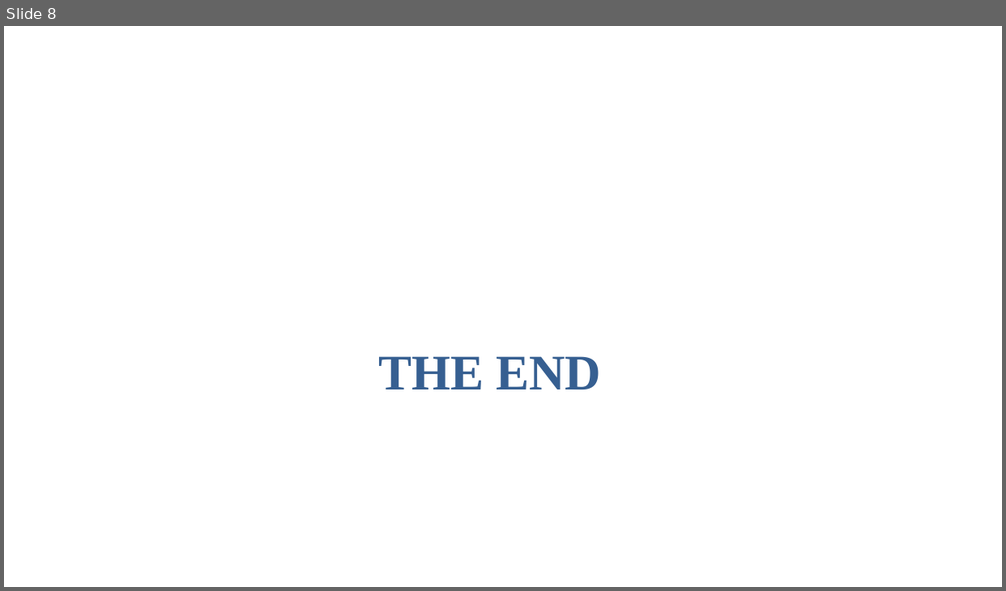
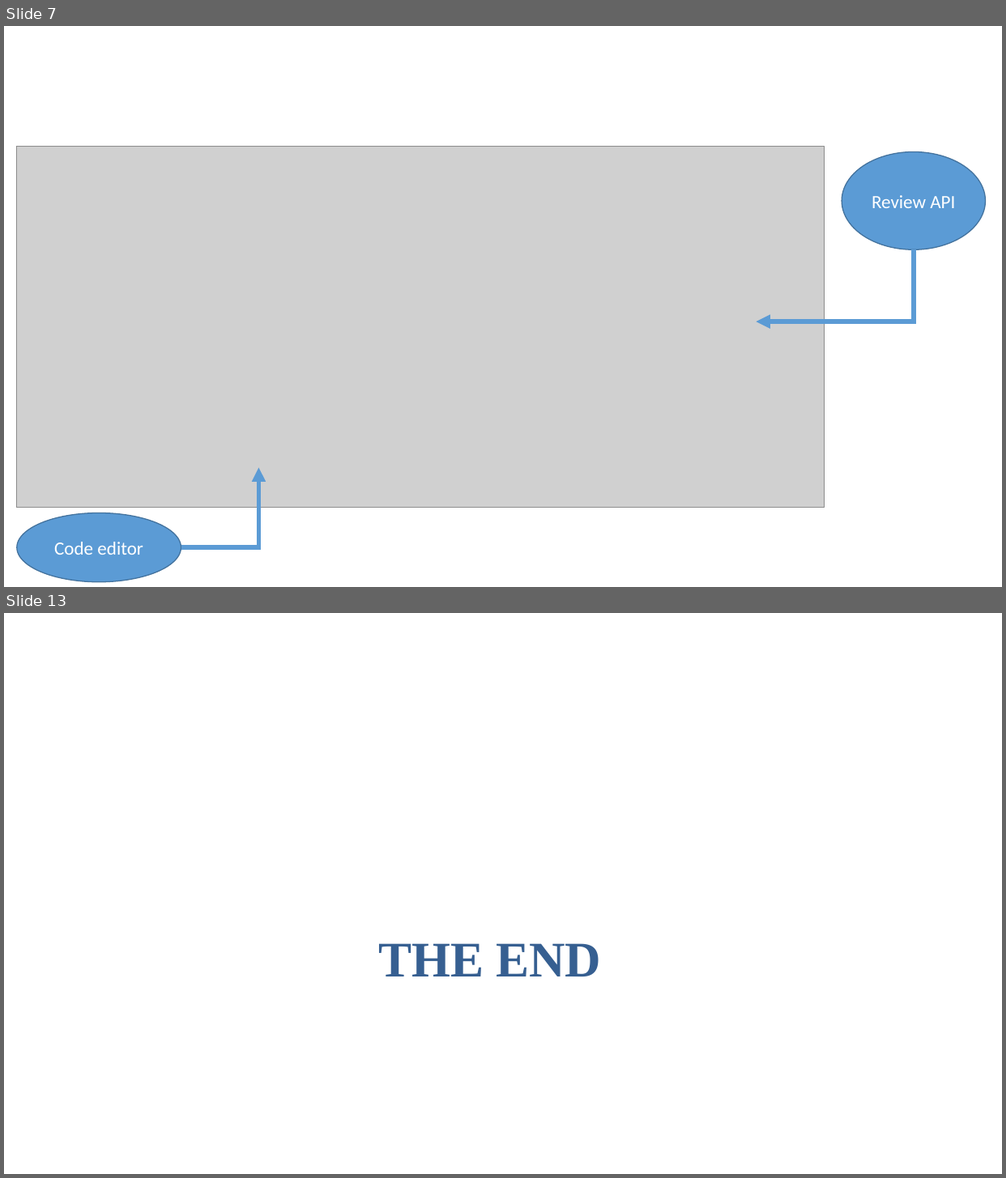
Before and after one commit to foostart/fooland, a slide deck: documents/Nhom_F.pptx. Shown one above the other, each under a label of ours: slide 8 before the commit, slides 7 and 13 after it; the slides between them are not shown. The pictures are 1006x591 and 1006x1178 pixels, drawn with LibreOffice and Linux fonts; fonts in the diff are those of the drawing; grey boxes stand for pictures; background and template pictures are left out. Boxes give left, top, right and bottom in pixels: in the first picture for what was removed or moved away, otherwise in the second. Text is boxed around its words. In the diff, an @@ line names an element or a change of style, - is before the commit and + after.

```diff
--- a/documents/Nhom_F.pptx
+++ b/documents/Nhom_F.pptx
@@ slide 7 added at (4, 26, 1002, 587), background picture (left out) @@
@@ picture added at (17, 146, 824, 507) @@
@@ ellipse added at (842, 152, 986, 250), fill #5B9BD5, outline #43739E 1 pt, 18 pt, text #FFFFFF @@
+Review API
@@ elbow arrow added from (914, 250) to (756, 322), #5B9BD5 4.5 pt @@
@@ elbow arrow added from (181, 548) to (258, 467), #5B9BD5 4.5 pt @@
@@ ellipse added at (17, 514, 181, 582), fill #5B9BD5, outline #43739E 1 pt, 18 pt, text #FFFFFF @@
+Code editor
@@ what was slide 8 is now slide 13 @@
```
Also in this commit, not shown: 7 slides changed, 4 other slides added, 2 other files.
